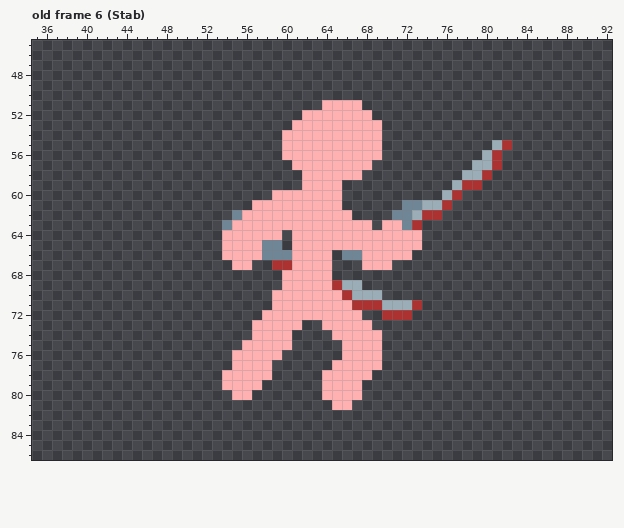
File history of a pixel-art file, yomi/YomiHustle/_Katarina/characters/Katarina/Katarina.aseprite. The first picture shows the starting point.
128x128 pixels, 20 frames. Shown: old frame 6 (Stab): x 35..92, y 45..86. The commit also changed other frames, which this record leaves out.
The result:
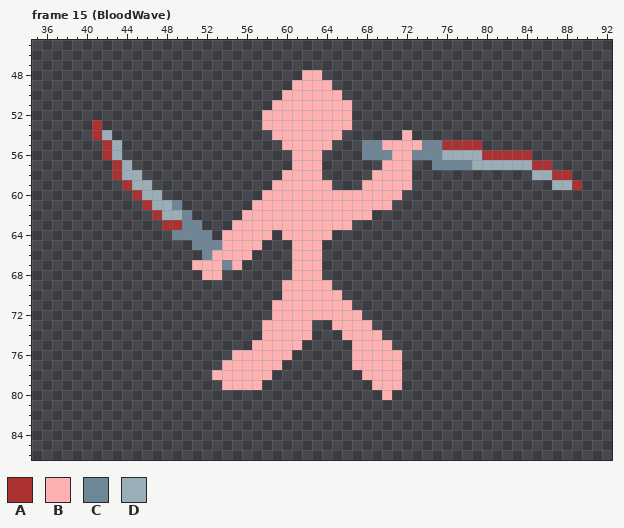
Palette (. is transparent): A #ac3232  B #ffb1b1  C #6e8696  D #9badb7
A new or re-ordered frame is compared with the old frame closest to it.
Change:
frames re-ordered
Changed rows in their new state; - is an unchanged pixel.
Frame 15 (BloodWave) against old frame 6 (Stab), layers "Knifes", "Body":
first column x 41:
48 ---------------------BB--------------------------
49 --------------------BBBB-------------------------
50 -------------------BBBBBB------------------------
51 ------------------BBBBB---.----------------------
52 -----------------BBBB-----..---------------------
53 A----------------BBB------...--------------------
54 AD----------------B------....--B-----------------
55 -AD---------------------...CCBBBBCCAAAA-..-------
56 -AD----------------.---....CCCBBCCCDDDDA-AAA-----
57 --AD-------------------.....-BBB--CCCC--DDDDAA---
58 --ADD--------------BB--....-BBBB-----...----DDAA-
59 ---ADD------------BBB---.--BBBBB----...-------DDA
60 ----ADD----------B-------BBBBBB----..------------
61 -----ADDC----------------BBBBB-.....-------------
62 ------ADDC----.-----------BB--.....--------------
63 -------AACC--.------------..-....----------------
64 --------CCCC------.B----.........----------------
65 ----------CCC----..----..........----------------
66 -----------CB---....---.-.......-----------------
67 ----------BBBC-.--..---.---...-------------------
68 -----------BB------.---.-------------------------
69 ------------------------...----------------------
70 ------------------.------....--------------------
71 --------------------------.......----------------
72 -----------------.-----------...-----------------
73 ----------------.----B-.-------------------------
74 ----------------.---BB--.------------------------
75 ---------------.----B----.---B-------------------
76 -------------------B-----.---BB------------------
77 -------------B----B-----..---BB------------------
78 ------------B----------....-BBB------------------
79 -----------------------....-BBB------------------
80 --------------..-------....--B-------------------
81 ------------------------..-----------------------
Pixel boxes of the changes (left, top, right, bottom) in both pictures:
changed: (92, 70, 582, 410)
